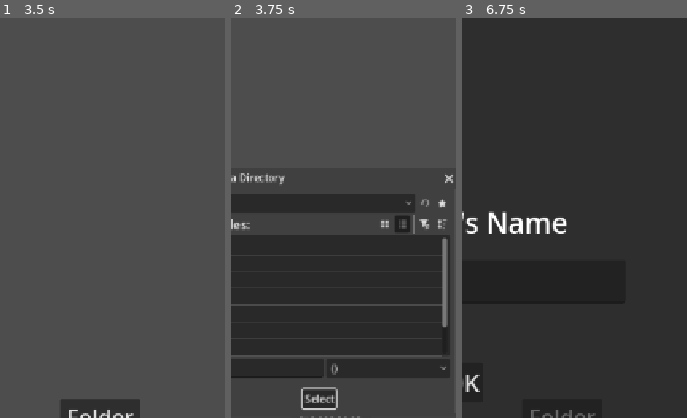
Above: before the commit, frames 1-3 (left to right).
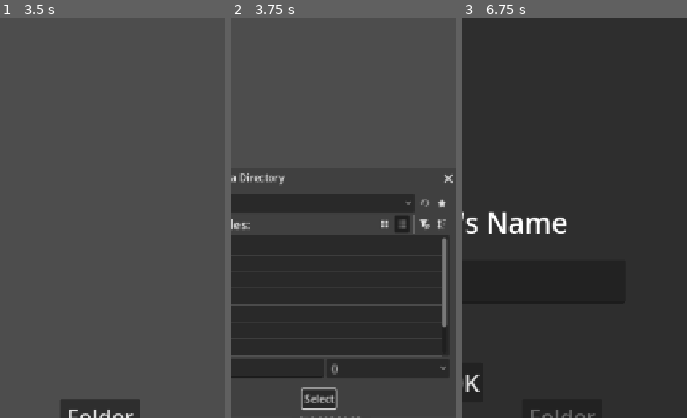
Above: after the commit, the same moments.

Repository: AeroSpaceGames/Mixtape
Game: Godot game, scene res://Scenes/loading.tscn
Two runs of this game, one before a commit and one after it. Both use one fixed random seed, a clock stepped at 60 frames per second and the inputs below. Sound files missing from this copy of the repository are replaced by a short silence.
Inputs:
- Up to frame 1 (3.5 s): tap Enter at 0.5 s; click "Next" at 1.25 s; click "Next" at 2 s; click "Prev" at 2.75 s
- Up to frame 2 (3.75 s): click "Folder" at 3.5 s
- Up to frame 3 (6.75 s): click "Select" at 4.25 s; click "Library" at 5 s; click "Collection" at 5.75 s; click "New Casette" at 6.5 s
The pictures show only the part of the screen within x 50-100%, y 15-65%; the shares and areas given below are measured in that part.

Frame 1 is identical in both runs. In frame 2, 0.4% of the frame differs, in the area x 31-99%, y 39-98%; in frame 3, nothing differs.

Commit message:
Collection State 2

Diff:
--- a/Scenes/Testing.tscn
+++ b/Scenes/Testing.tscn
@@ -5,6 +5,7 @@
 [ext_resource type="Script" uid="uid://bfubgp4hj7vf6" path="res://Scripts/groups_manager.gd" id="2_50pdt"]
 [ext_resource type="Script" uid="uid://yja2escdyw7r" path="res://Scripts/uploading_handle.gd" id="3_8e680"]
 [ext_resource type="Script" uid="uid://bfqicc7dgf36p" path="res://Scripts/flow_manager.gd" id="3_y53xc"]
+[ext_resource type="Script" uid="uid://gmm3tnh67mru" path="res://Scripts/casette_songs.gd" id="4_7wycu"]
 [ext_resource type="Script" uid="uid://bnx6jhmsq1mlg" path="res://Scripts/collection_handler.gd" id="6_7mle0"]
 [ext_resource type="Script" uid="uid://d4fotw58gln82" path="res://Scripts/collection_groups.gd" id="7_xgmvj"]
 
@@ -388,6 +389,52 @@
 [node name="FlowManager" type="Node" parent="Utility/CanvasLayer" unique_id=1305071637]
 script = ExtResource("3_y53xc")
 
+[node name="CasetteSongs" type="Control" parent="Utility/CanvasLayer" unique_id=1113988724]
+unique_name_in_owner = true
+layout_mode = 3
+anchors_preset = 15
+anchor_right = 1.0
+anchor_bottom = 1.0
+grow_horizontal = 2
+grow_vertical = 2
+script = ExtResource("4_7wycu")
+
+[node name="Background" type="ColorRect" parent="Utility/CanvasLayer/CasetteSongs" unique_id=25792688]
+layout_mode = 1
+anchors_preset = 15
+anchor_right = 1.0
+anchor_bottom = 1.0
+grow_horizontal = 2
+grow_vertical = 2
+color = Color(0.18039216, 0.18039216, 0.18039216, 1)
+
+[node name="Close" type="Button" parent="Utility/CanvasLayer/CasetteSongs" unique_id=312810261]
+layout_mode = 1
+offset_left = 39.0
+offset_top = 43.0
+offset_right = 112.0
+offset_bottom = 86.0
+theme_override_font_sizes/font_size = 35
+text = "Close"
+
+[node name="ScrollContainer" type="ScrollContainer" parent="Utility/CanvasLayer/CasetteSongs" unique_id=692192672]
+layout_mode = 1
+anchors_preset = 8
+anchor_left = 0.5
+anchor_top = 0.5
+anchor_right = 0.5
+anchor_bottom = 0.5
+offset_left = -272.0
+offset_top = -470.0
+offset_right = 272.0
+offset_bottom = 148.0
+grow_horizontal = 2
+grow_vertical = 2
+
+[node name="SongsGroup" type="VBoxContainer" parent="Utility/CanvasLayer/CasetteSongs/ScrollContainer" unique_id=1625444616]
+unique_name_in_owner = true
+layout_mode = 2
+
 [node name="Library" type="Control" parent="." unique_id=688034521]
 custom_minimum_size = Vector2(720, 1280)
 layout_mode = 1
@@ -504,6 +551,7 @@
 [connection signal="button_down" from="Utility/CanvasLayer/TextEdit/OK" to="Utility/CanvasLayer/TextEdit" method="set_author"]
 [connection signal="button_down" from="Utility/CanvasLayer/TabsContainer/Lib" to="Utility/CanvasLayer/FlowManager" method="go_to_library"]
 [connection signal="button_down" from="Utility/CanvasLayer/TabsContainer/Coll" to="Utility/CanvasLayer/FlowManager" method="go_to_collection"]
+[connection signal="button_down" from="Utility/CanvasLayer/CasetteSongs/Close" to="Utility/CanvasLayer/CasetteSongs" method="close_casette"]
 [connection signal="my_file" from="Library/UploadingHandle" to="Library/GroupHandle" method="_set_current"]
 [connection signal="dir_selected" from="Library/FileDialog" to="Library/UploadingHandle" method="dir_selected"]
 [connection signal="file_selected" from="Library/FileDialog" to="Library/UploadingHandle" method="file_selected"]
--- a/Scenes/casette_group.tscn
+++ b/Scenes/casette_group.tscn
@@ -1,4 +1,6 @@
 [gd_scene format=3 uid="uid://c3et320epijge"]
+
+[ext_resource type="Script" uid="uid://bmcfjnwav27aw" path="res://Scripts/casette_group.gd" id="1_iffe5"]
 
 [sub_resource type="StyleBoxFlat" id="StyleBoxFlat_hky65"]
 bg_color = Color(0.6389008, 0.32383102, 0.2579752, 1)
@@ -9,6 +11,7 @@
 anchors_preset = 0
 offset_right = 320.0
 offset_bottom = 102.0
+script = ExtResource("1_iffe5")
 
 [node name="Panel" type="Panel" parent="." unique_id=1397752702]
 layout_mode = 1
@@ -56,3 +59,5 @@
 grow_vertical = 2
 theme_override_font_sizes/font_size = 30
 text = "Select"
+
+[connection signal="button_down" from="Select" to="." method="open_me"]
--- a/Scripts/GLOBAL/playlist_manager.gd
+++ b/Scripts/GLOBAL/playlist_manager.gd
@@ -8,8 +8,23 @@
 @export var collection_library: CasetteCollection = CasetteCollection.new()
 var designs: Array = [0,1,2]
 
+var selected_casette: String = ""
+
 func add_casette(nm: String, res: Casette):
 	collection_library.casette_list[nm] = res
+
+
+func generate_playlist(songs: Array):
+	actual_playlist = []
+	#actual_playlist.append([AudioManager.selected_song, AudioManager.selected_author])
+
+	for i in range(1, len(songs) * 2):
+		var next_song: Song = AudioManager.song_library.songs_list.values()[songs[i % (len(songs))]]
+		actual_playlist.append([next_song.name, next_song.author])
+
+	print(actual_playlist)
+
+	playlist_index = 0
 
 func generate_random_playlist(n: int = 5):
 	if len(AudioManager.song_library.songs_list.keys()) <= 1:
--- a/Scripts/GLOBAL/track_manager.gd
+++ b/Scripts/GLOBAL/track_manager.gd
@@ -7,6 +7,15 @@
 	AudioManager.play_song(new_song_res)
 	PlaylistManager.generate_random_playlist()
 
+func send_casette(nm: String, auth: String):
+	AudioManager.selected_song = nm
+	AudioManager.selected_author = auth
+	var new_song_res: Song = AudioManager.song_library.get_song(nm, auth)
+	AudioManager.play_song(new_song_res)
+	await get_tree().create_timer(0.1).timeout
+	PlaylistManager.generate_playlist(PlaylistManager.collection_library.casette_list[PlaylistManager.selected_casette].song_indexes)
+
+
 func change_song(nm: String, auth: String):
 	AudioManager.selected_song = nm
 	AudioManager.selected_author = auth
--- /dev/null
+++ b/Scripts/casette_group.gd
@@ -0,0 +1,14 @@
+extends Control
+
+var self_data: Casette = Casette.new()
+
+signal casette_data(data: Casette)
+
+func set_data(res: Casette):
+	self_data.design = res.design
+	self_data.duration = res.duration
+	self_data.my_name = res.my_name
+	self_data.song_indexes = res.song_indexes
+
+func open_me():
+	casette_data.emit(self_data)
--- /dev/null
+++ b/Scripts/casette_songs.gd
@@ -0,0 +1,41 @@
+extends Control
+
+var group_scene = preload("res://Scenes/song_group.tscn")
+
+@onready var group_container: VBoxContainer = %SongsGroup
+@onready var current_song: Control = %CurrentSong
+
+var recent_casette: Casette = null
+
+func _ready() -> void:
+	close_casette()
+
+func open_casette(res: Casette):
+	sort_songs(res.song_indexes)
+	recent_casette = res
+	show()
+
+func close_casette():
+	recent_casette = Casette.new()
+	hide()
+
+func sort_songs(indexes: Array):
+	for d in group_container.get_children():
+		d.queue_free()
+
+	await get_tree().create_timer(0.2).timeout
+
+	var song_res: Array[Song] = AudioManager.song_library.songs_list.values()
+
+	for i in indexes:
+		var new_song = group_scene.instantiate()
+		new_song.get_node("Name").text = song_res[i].name
+		new_song.get_node("Author").text = song_res[i].author
+		new_song.in_playlist = true
+		new_song.connect("casette_me", TrackManager.send_casette)
+		new_song.connect("casette_me", _set_current)
+		group_container.add_child(new_song)
+
+func _set_current(nm: String, auth: String):
+	PlaylistManager.selected_casette = recent_casette.my_name
+	current_song.set_song(AudioManager.song_library.get_song(nm, auth))
--- a/Scripts/collection_groups.gd
+++ b/Scripts/collection_groups.gd
@@ -3,6 +3,7 @@
 var group_scene = preload("res://Scenes/casette_group.tscn")
 @onready var group_container: HFlowContainer = %CollectionsContainer
 @onready var current_song: Control = %CurrentSong
+@onready var casette_songs: Control = %CasetteSongs
 
 func _ready() -> void:
 	create_groups()
@@ -16,9 +17,10 @@
 	var casette_res: Array[Casette] = PlaylistManager.collection_library.casette_list.values()
 	for i in len(casette_res):
 		var new_group = group_scene.instantiate()
+		new_group.set_data(casette_res[i])
 		new_group.get_node("Name").text = casette_res[i].my_name
 		new_group.get_node("Duration").text = str(casette_res[i].duration)
-		#new_group.connect("play_me", TrackManager.send_song)
+		new_group.connect("casette_data", casette_songs.open_casette)
 		group_container.add_child(new_group)
 
 func _set_current(nm: String, auth: String):
--- a/Scripts/collection_handler.gd
+++ b/Scripts/collection_handler.gd
@@ -11,7 +11,7 @@
 	new_casette.my_name = text_edit.saved_name
 	new_casette.duration = 0.0
 	new_casette.design = PlaylistManager.designs.pick_random()
-	new_casette.song_indexes = []
+	new_casette.song_indexes = [0,1,2]
 	PlaylistManager.add_casette(new_casette.my_name, new_casette)
 
 	collection_groups.create_groups()
--- a/Scripts/song_group.gd
+++ b/Scripts/song_group.gd
@@ -1,8 +1,13 @@
 extends Control
 
 signal play_me(nm: String, auth: String)
+signal casette_me(nm: String, auth: String)
 @onready var my_name: Label = $Name
 @onready var author: Label = $Author
+var in_playlist: bool = false
 
 func send_metadata():
-	play_me.emit(my_name.text, author.text)
+	if !in_playlist:
+		play_me.emit(my_name.text, author.text)
+	else:
+		casette_me.emit(my_name.text, author.text)
Not shown, added: Scripts/casette_group.gd.uid
Not shown, added: Scripts/casette_songs.gd.uid
